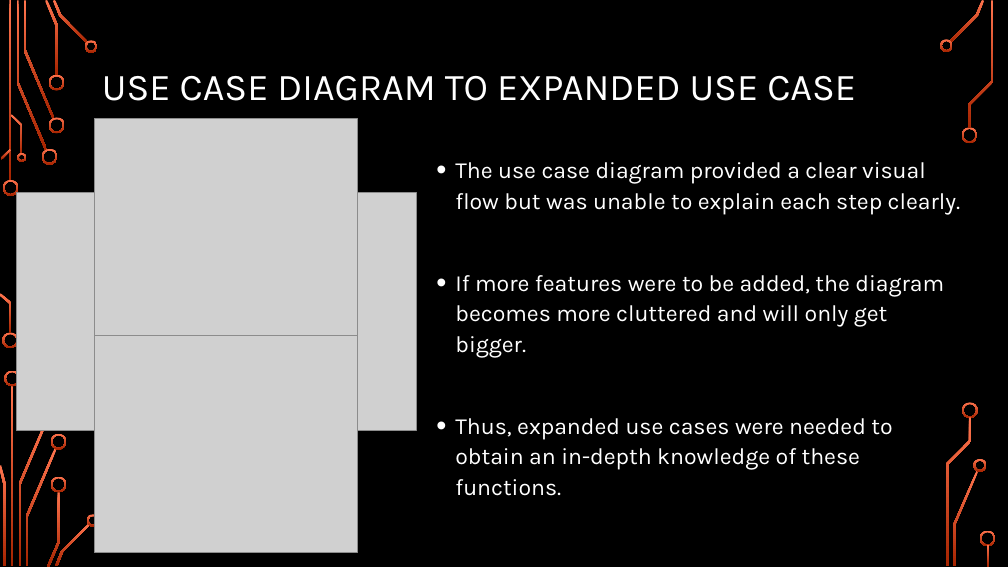
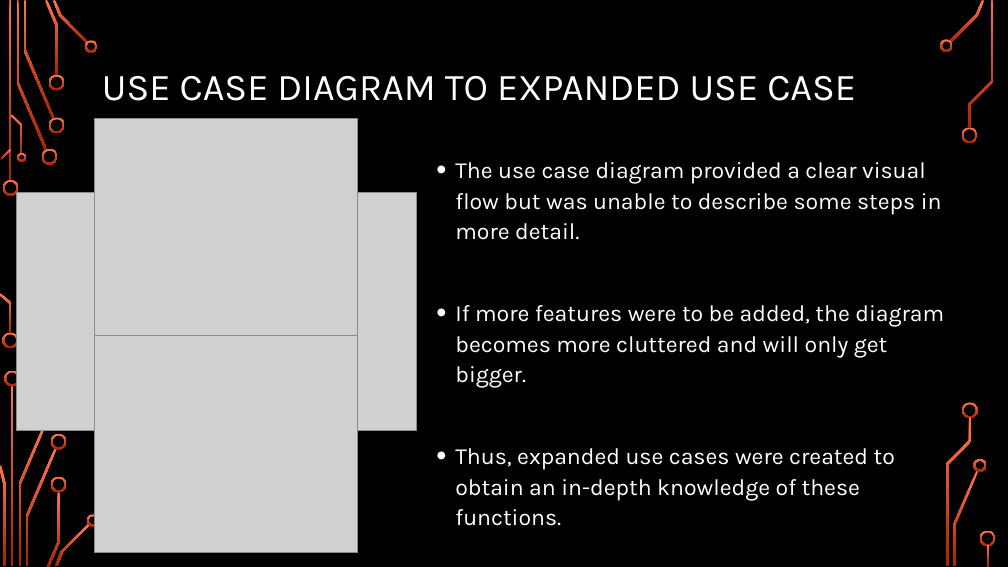
Before and after one commit to CodeBreaker707/Software-Systems-Development, a slide deck: slide 4 of Topic 2 - AE1.pptx. Drawn at 1008x567 pixels with LibreOffice and Linux fonts; fonts in the diff are those of the drawing; grey boxes stand for pictures; background and template pictures are left out. Boxes give left, top, right and bottom in pixels: in the first picture for what was removed or moved away, otherwise in the second. Text is boxed around its words. In the diff, an @@ line names an element or a change of style, - is before the commit and + after.

```diff
--- a/Topic 2 - AE1.pptx
+++ b/Topic 2 - AE1.pptx
@@ text at box(455, 162, 942, 240): text changed @@
-• The use case diagram provided a clear visual flow but was unable to explain each step clearly.
+• The use case diagram provided a clear visual flow but was unable to describe some steps in more detail.
@@ text at box(455, 448, 895, 526): text changed @@
-• Thus, expanded use cases were needed to obtain an in-depth knowledge of these functions.
+• Thus, expanded use cases were created to obtain an in-depth knowledge of these functions.
```
Also in this commit, not shown: 2 other slides changed, 4 other files.
